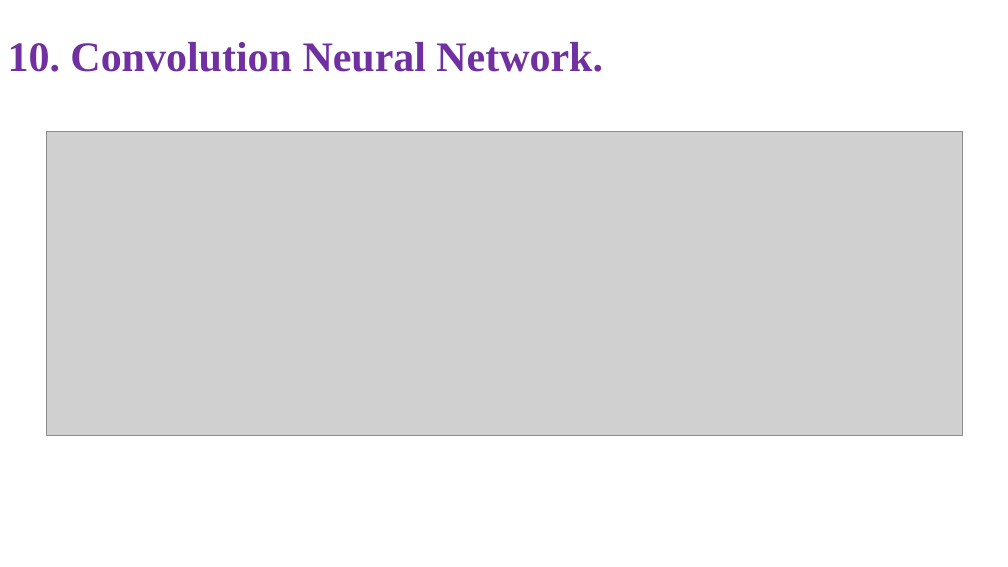
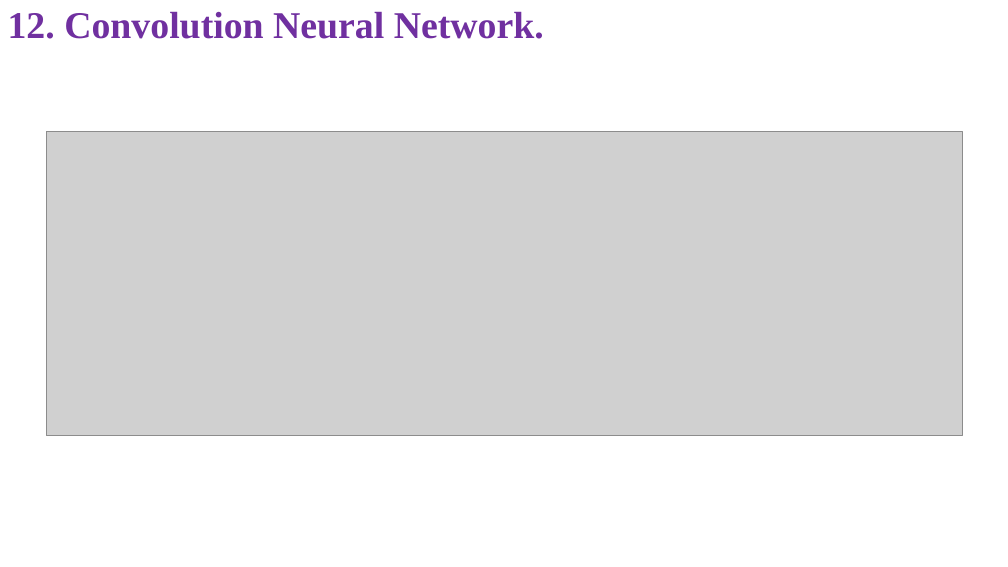
Before and after one commit to NghiLamPhuc/MachineLearning_2020_2021_HK1, a slide deck: slide 55 of FinalProject/Final.pptx. Drawn at 1008x567 pixels with LibreOffice and Linux fonts; fonts in the diff are those of the drawing; grey boxes stand for pictures. Boxes give left, top, right and bottom in pixels: in the first picture for what was removed or moved away, otherwise in the second. Text is boxed around its words. In the diff, an @@ line names an element or a change of style, - is before the commit and + after.

```diff
--- a/FinalProject/Final.pptx
+++ b/FinalProject/Final.pptx
@@ title at [8, 11, 544, 39]: text changed; size 40 to 36 pt @@
-10. Convolution Neural Network.
+12. Convolution Neural Network.
```
Also in this commit, not shown: 18 other slides changed, 50 other files.
